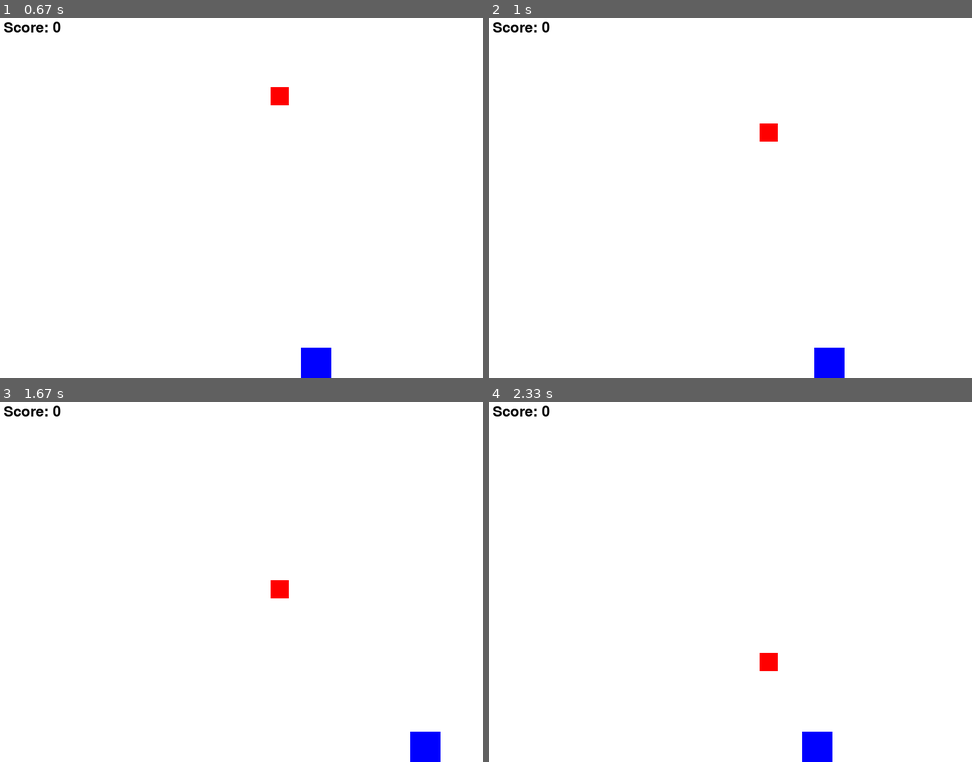
Above: before the commit, frames 1-4 (two rows, left to right).
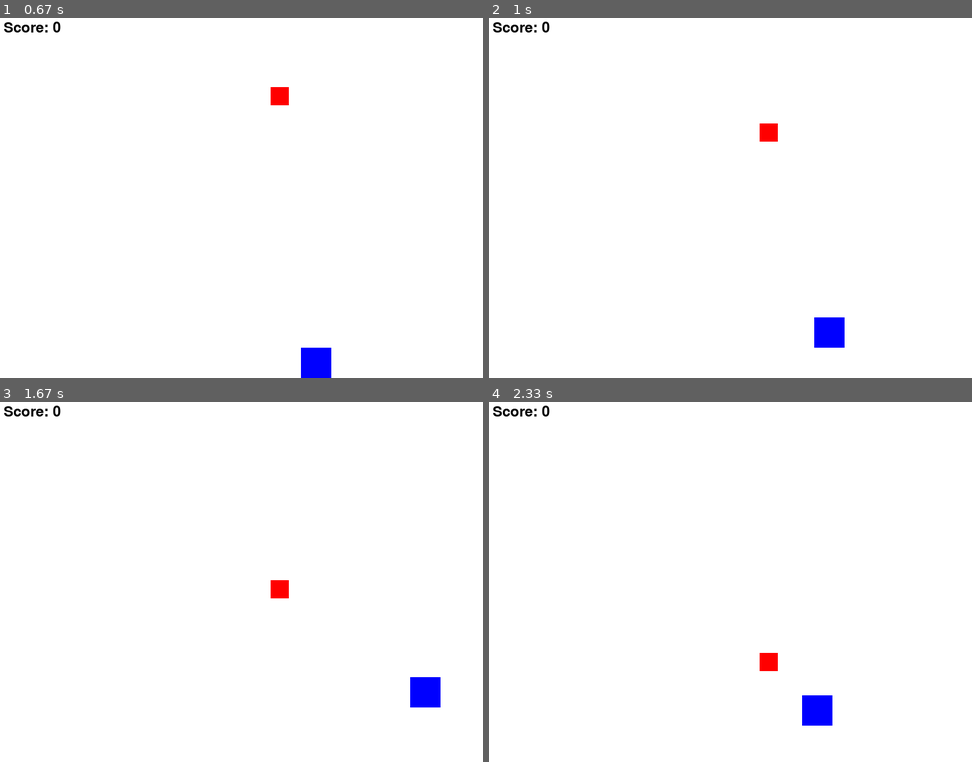
Above: after the commit, the same moments.

Repository: EM-H20/PYGAME_Progect
Game: pygame game, started from main.py
The game is run twice, just before and just after one commit, with the same random seed, the same clock (stepped at 60 frames per second) and the same inputs.
Inputs:
- Up to frame 1 (0.67 s): hold Right from 0.33 s (still down)
- Up to frame 2 (1 s): release Right at 0.8 s; hold Up from 0.83 s (still down)
- Up to frame 3 (1.67 s): release Up at 1.13 s; hold Right 1.17-1.63 s
- Up to frame 4 (2.33 s): hold Left 1.67-2.2 s; hold Down from 2.23 s (still down)

Frame 1 is identical in both runs. In frame 2, 1.1% of the frame differs, in the area x 67-74%, y 83-100%; in frame 3, 1.1%; in frame 4, 1.1%.

Commit message:
ㅇ상하(up/down) 방향을 움직일 수 있게 추가함

Diff:
--- a/main.py
+++ b/main.py
@@ -51,6 +51,13 @@
     # 오른쪽 화살표 키
     if keys[pygame.K_RIGHT] and player['rect'].right < SCREEN_WIDTH:
         player['rect'].x += player['speed']
+    #위쪽 화살표 키
+    if keys[pygame.K_UP] and player['rect'].top > 0:
+        player['rect'].y -= player['speed']
+    #아래쪽 화살표 키
+    if keys[pygame.K_DOWN] and player['rect'].bottom < SCREEN_HEIGHT:
+        player['rect'].y += player['speed']
+
 
     # 3. 게임 로직 업데이트
     # 적 이동
